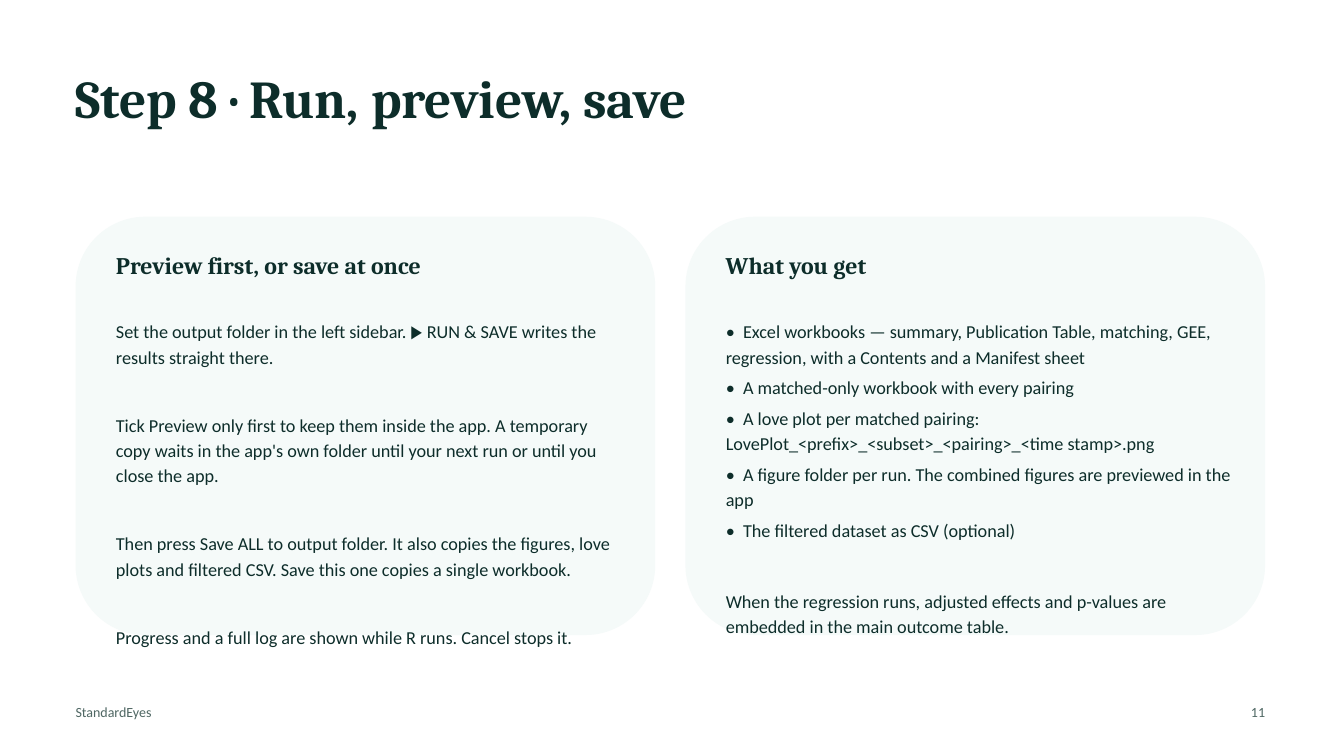
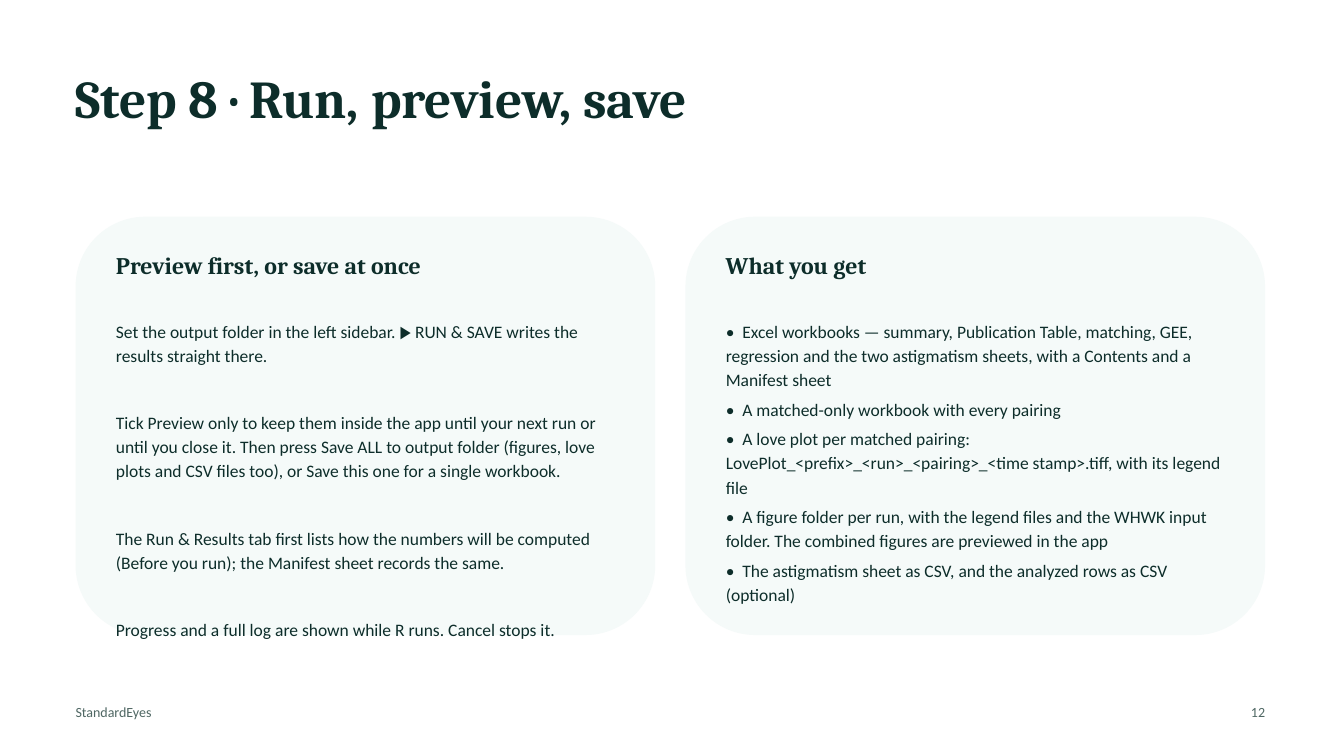
Before and after one commit to StandardEyes/standardeyes.github.io, a slide deck: slide 12 of User Manual - StandardEyes.pptx (slide 11 before the commit). Drawn at 1344x756 pixels with LibreOffice and Linux fonts; fonts in the diff are those of the drawing. Boxes give left, top, right and bottom in pixels: in the first picture for what was removed or moved away, otherwise in the second. Text is boxed around its words. In the diff, an @@ line names an element or a change of style, - is before the commit and + after.

```diff
--- a/User Manual - StandardEyes.pptx
+++ b/User Manual - StandardEyes.pptx
@@ text at bbox=[116, 326, 578, 639]: size 13 to 12.5 pt in "Set the output folder in the left ...", "Progress and a full log are shown ..." @@
@@ text at bbox=[726, 326, 1192, 386]: text changed; size 13 to 12.5 pt @@
-• Excel workbooks — summary, Publication Table, matching, GEE, regression, with a Contents and a Manifest sheet
+• Excel workbooks — summary, Publication Table, matching, GEE, regression and the two astigmatism sheets, with a Contents and a Manifest sheet
@@ text at bbox=[116, 417, 595, 572]: text changed; size 13 to 12.5 pt @@
-Tick Preview only first to keep them inside the app. A temporary copy waits in the app's own folder until your next run or until you close the app.
-Then press Save ALL to output folder. It also copies the figures, love plots and filtered CSV. Save this one copies a single workbook.
+Tick Preview only to keep them inside the app until your next run or until you close it. Then press Save ALL to output folder (figures, love plots and CSV files too), or Save this one for a single workbook.
+The Run & Results tab first lists how the numbers will be computed (Before you run); the Manifest sheet records the same.
@@ text at bbox=[742, 404, 1061, 419]: size 13 to 12.5 pt in "• A matched-only workbook with every pairing" @@
@@ text at bbox=[726, 433, 1220, 604]: text changed; size 13 to 12.5 pt @@
-• A love plot per matched pairing: LovePlot_<prefix>_<subset>_<pairing>_<time stamp>.png
-• A figure folder per run. The combined figures are previewed in the app
-• The filtered dataset as CSV (optional)
-When the regression runs, adjusted effects and p-values are embedded in the main outcome table.
+• A love plot per matched pairing: LovePlot_<prefix>_<run>_<pairing>_<time stamp>.tiff, with its legend file
+• A figure folder per run, with the legend files and the WHWK input folder. The combined figures are previewed in the app
+• The astigmatism sheet as CSV, and the analyzed rows as CSV (optional)
@@ text at bbox=[1251, 708, 1265, 717]: text changed @@
-11
+12
```
Also in this commit, not shown: 9 other slides changed, 1 slide added.
